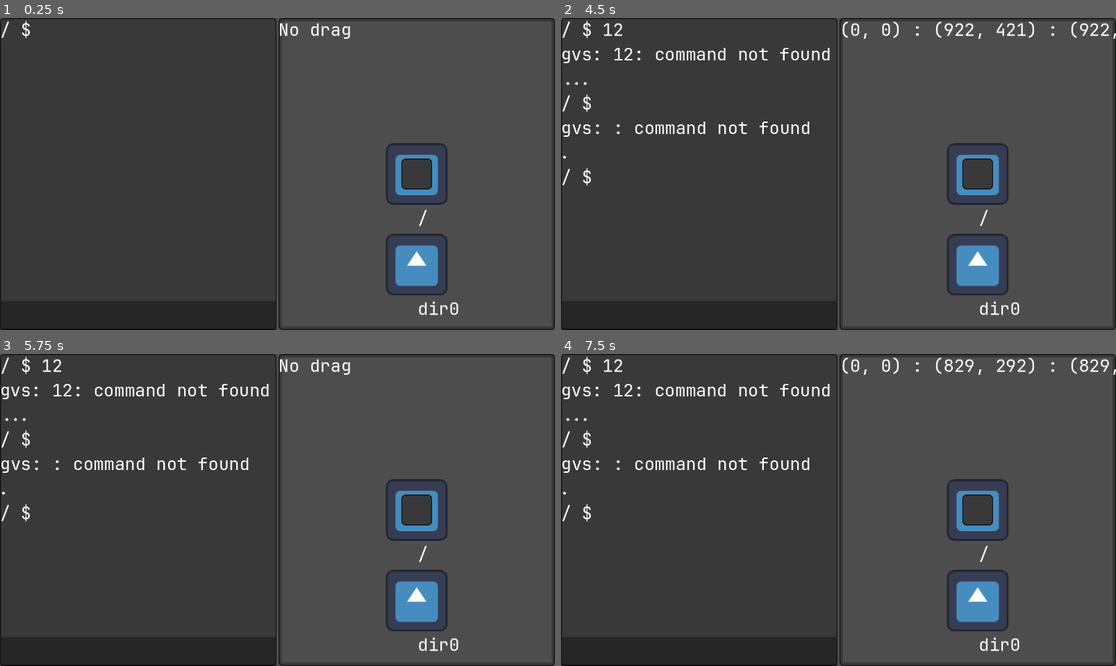
Above: before the commit, frames 1-4 (two rows, left to right).
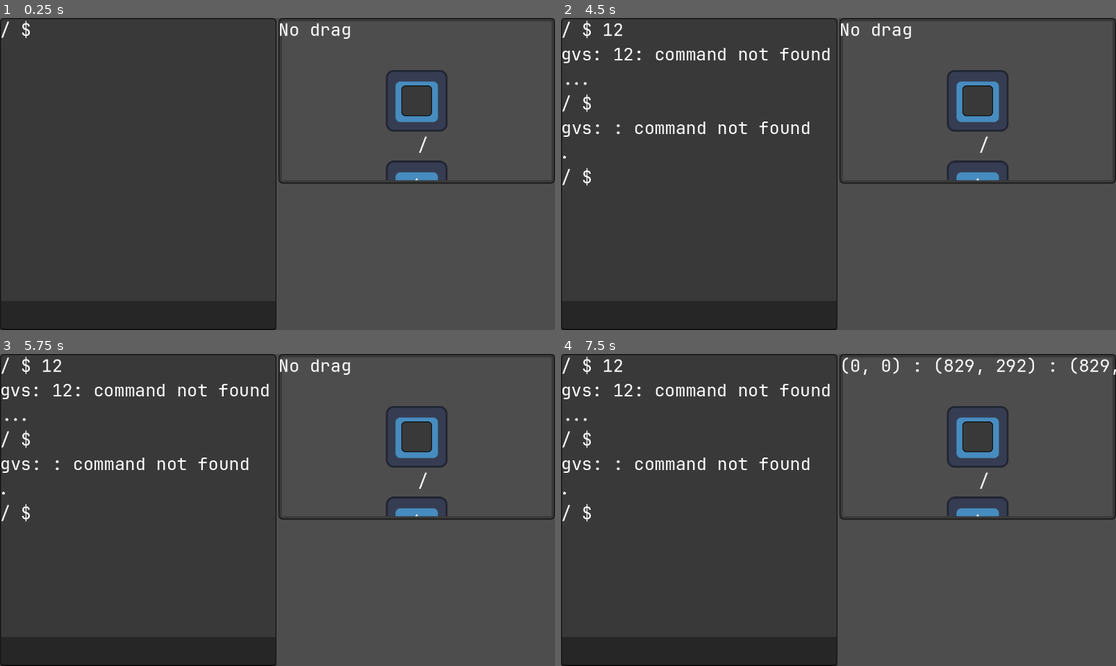
Above: after the commit, the same moments.

Repository: Curtis-Barnhart/GVS
Game: Godot game, scene res://Main.tscn
Same seed, same stepped clock (60 frames per second), same inputs: the game is played once before the commit and once after it. The engine's default icon, where the game draws it, is replaced by a stand-in: a white triangle on a blue panel in a dark square.
Inputs (mouse positions are in pixels of both pictures, inside the frame that each line leads up to):
- Up to frame 1 (0.25 s): no input
- Up to frame 2 (4.5 s): click (699, 314) at 0.52 s; type "12" at 0.6 s; tap Enter at 1.25, 1.35, 2.75, 2.85, 4.25, 4.35 s; move the mouse to (960, 158) at 1.27 s; click (960, 158) at 1.42 s; tap Space at 2, 3.5 s; drag from (727, 189) to (977, 174) at 2.02 s; move the mouse to (894, 105) at 2.77 s; click (894, 105) at 2.92 s; drag from (810, 236) to (977, 264) at 3.52 s; move the mouse to (1005, 220) at 4.27 s; click (1005, 220) at 4.42 s
- Up to frame 3 (5.75 s): tap Space at 5 s; drag from (111, 463) to (194, 432) at 5.02 s
- Up to frame 4 (7.5 s): move the mouse to (866, 510) at 5.77 s; tap Enter at 5.85, 7.35 s; click (866, 510) at 5.92 s; drag from (755, 432) to (977, 510) at 6.52 s; move the mouse to (960, 494) at 7.27 s; click (960, 494) at 7.42 s

The runs differ from the first frame. In frame 1, 3.9% of the frame differs, in the area x 50-100%, y 16-100%; in frame 2, 4.5%, in the area x 50-100%, y 1-100%; in frame 3, 3.9%; in frame 4, 3.9%.

Commit message:
begin setup for having narrator interaction with the user

Diff:
--- a/Main.tscn
+++ b/Main.tscn
@@ -16,6 +16,16 @@
 layout_mode = 2
 size_flags_horizontal = 3
 
-[node name="FsViewport" parent="." instance=ExtResource("2_fy8vq")]
+[node name="Right" type="VBoxContainer" parent="."]
 layout_mode = 2
 size_flags_horizontal = 3
+
+[node name="FsViewport" parent="Right" instance=ExtResource("2_fy8vq")]
+layout_mode = 2
+size_flags_horizontal = 3
+size_flags_vertical = 3
+
+[node name="Narrator" type="Control" parent="Right"]
+custom_minimum_size = Vector2(0, 300)
+layout_mode = 2
+size_flags_vertical = 8
--- a/gvm/filesystem/ui/FSViewport.tscn
+++ b/gvm/filesystem/ui/FSViewport.tscn
@@ -13,6 +13,8 @@
 anchors_preset = 15
 anchor_right = 1.0
 anchor_bottom = 1.0
+offset_right = -1140.0
+offset_bottom = -636.0
 grow_horizontal = 2
 grow_vertical = 2
 texture = ExtResource("1_bbg0k")
@@ -38,7 +40,7 @@
 [node name="SubViewport" type="SubViewport" parent="SubViewportContainer"]
 disable_3d = true
 handle_input_locally = false
-size = Vector2i(1138, 634)
+size = Vector2i(2, 2)
 render_target_update_mode = 4
 
 [node name="Camera2D" type="Camera2D" parent="SubViewportContainer/SubViewport"]
--- a/gvm/filesystem/ui/sub_viewport_container.gd
+++ b/gvm/filesystem/ui/sub_viewport_container.gd
@@ -18,6 +18,7 @@
 
 
 func _on_mouse_exited() -> void:
+    print("mouse exited!")
     if self.drag:
         self.camera_origin = self.cam.position
     self.drag = false
--- a/main.gd
+++ b/main.gd
@@ -10,7 +10,7 @@
 @onready var GvShell = $GvShell
 # This feels like very bad practice
 @onready var prompt = $GvShell/ScrollContainer/VBoxContainer/Prompt
-@onready var ViewpointContainer = $FsViewport/SubViewportContainer
+@onready var ViewpointContainer = $Right/FsViewport/SubViewportContainer
 
 ## A reference to the child FSViewport instance - the visual interface
 ## for the user.
@@ -36,11 +36,11 @@
 func _ready() -> void:
     var test: FSManager = FSManager.new()
     self.GvShell.setup(test)
-    $FsViewport/SubViewportContainer/SubViewport/FSGraph.setup(test)
+    $Right/FsViewport/SubViewportContainer/SubViewport/FSGraph.setup(test)
     test.create_dir(FSPath.new(["dir0"]))
 
     # Connect GVShell cwd changed to FSViewport cwd change
-    self.GvShell.cwd_changed.connect($FsViewport/SubViewportContainer/SubViewport/FSGraph.change_cwd)
+    self.GvShell.cwd_changed.connect($Right/FsViewport/SubViewportContainer/SubViewport/FSGraph.change_cwd)
 
 
 # Called every frame. 'delta' is the elapsed time since the previous frame.
